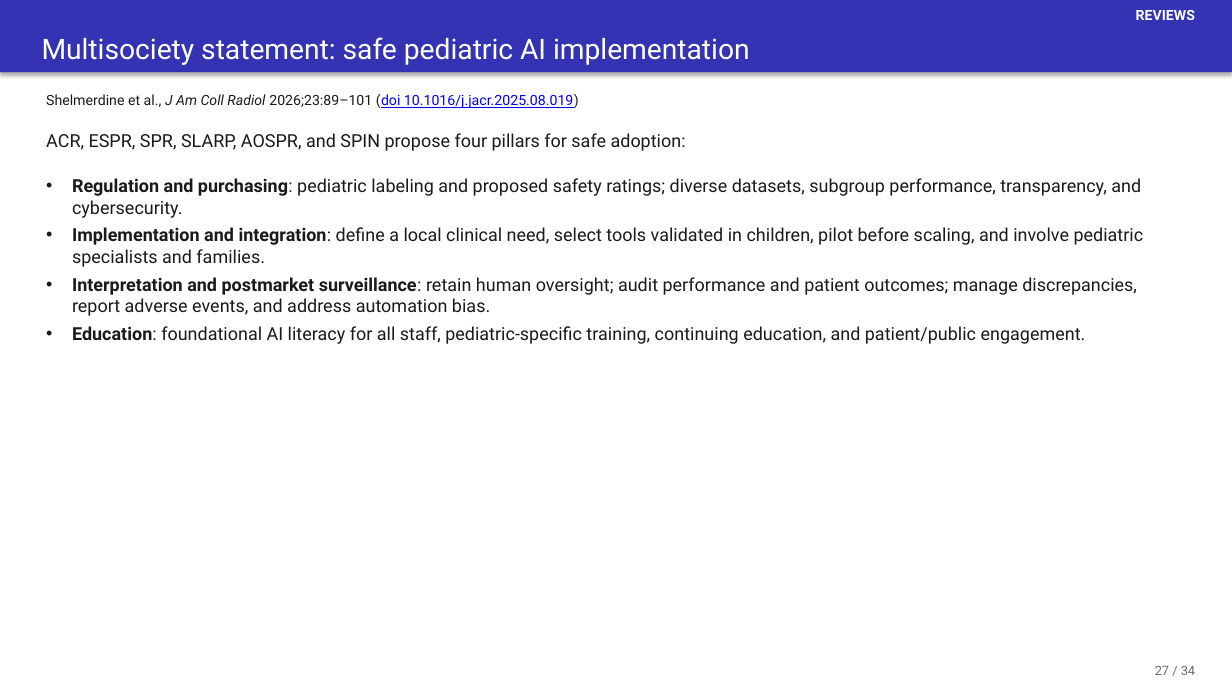
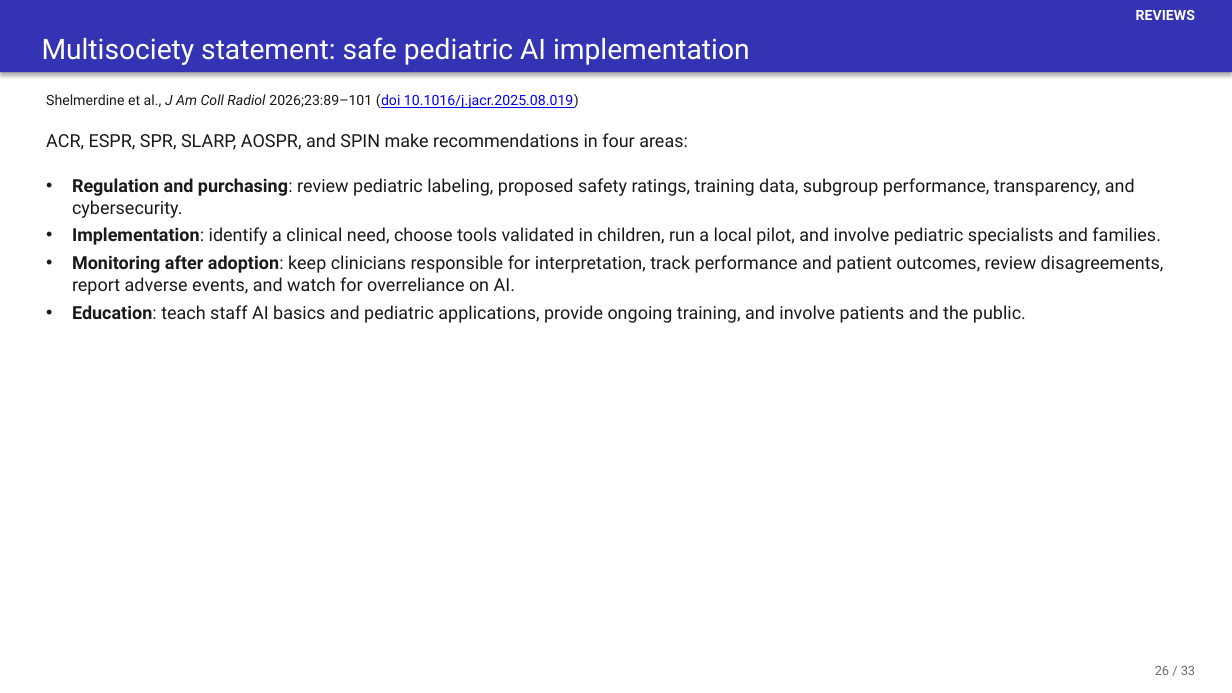
Before and after one commit to josephrich98/pediatric_radiology_ai, a slide deck: slide 57 of slides/pedrad_ai_slides.pptx (slide 58 before the commit). Drawn at 1232x693 pixels with LibreOffice and Linux fonts; fonts in the diff are those of the drawing. Boxes give left, top, right and bottom in pixels: in the first picture for what was removed or moved away, otherwise in the second. Text is boxed around its words. In the diff, an @@ line names an element or a change of style, - is before the commit and + after.

```diff
--- a/slides/pedrad_ai_slides.pptx
+++ b/slides/pedrad_ai_slides.pptx
@@ text at <box>46,133,688,150</box>: text changed @@
-ACR, ESPR, SPR, SLARP, AOSPR, and SPIN propose four pillars for safe adoption:
+ACR, ESPR, SPR, SLARP, AOSPR, and SPIN make recommendations in four areas:
@@ text at <box>72,178,1164,323</box>: text changed @@
-• Regulation and purchasing: pediatric labeling and proposed safety ratings; diverse datasets, subgroup performance, transparency, and cybersecurity.
-• Implementation and integration: define a local clinical need, select tools validated in children, pilot before scaling, and involve pediatric specialists and families.
-• Interpretation and postmarket surveillance: retain human oversight; audit performance and patient outcomes; manage discrepancies, report adverse events, and address automation bias.
-• Education: foundational AI literacy for all staff, pediatric-specific training, continuing education, and patient/public engagement.
+• Regulation and purchasing: review pediatric labeling, proposed safety ratings, training data, subgroup performance, transparency, and cybersecurity.
+• Implementation: identify a clinical need, choose tools validated in children, run a local pilot, and involve pediatric specialists and families.
+• Monitoring after adoption: keep clinicians responsible for interpretation, track performance and patient outcomes, review disagreements, report adverse events, and watch for overreliance on AI.
+• Education: teach staff AI basics and pediatric applications, provide ongoing training, and involve patients and the public.
@@ text at <box>1155,666,1195,675</box>: text changed @@
-27 / 34
+26 / 33
```
Also in this commit, not shown: 37 other slides changed, 2 slides added, 1 slide removed, 3 other files.
